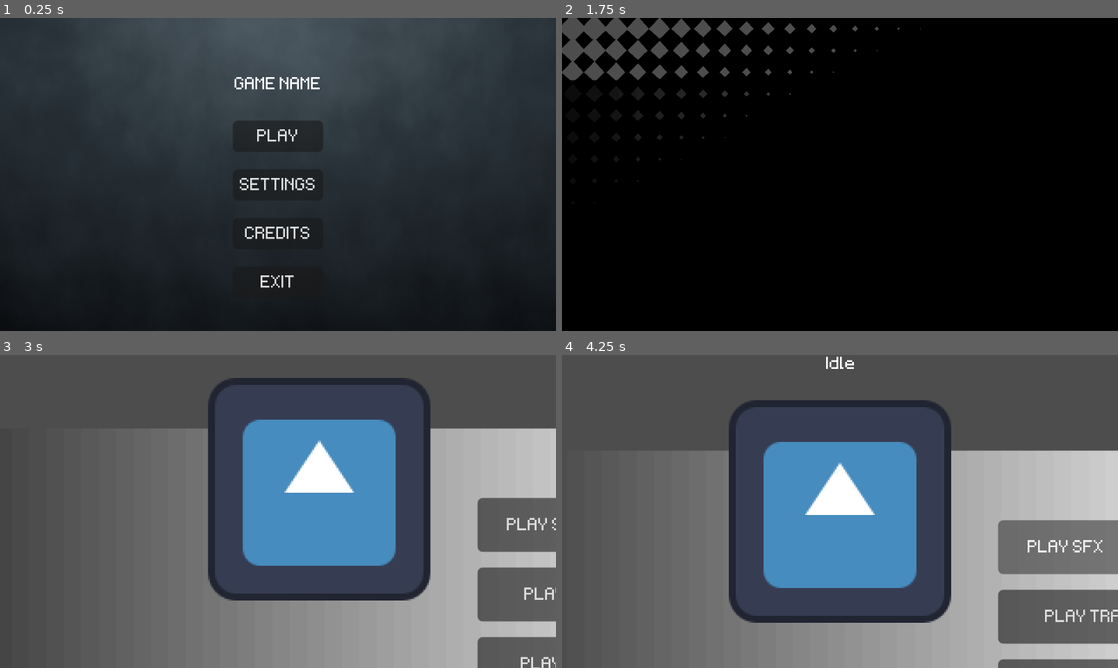
Above: before the commit, frames 1-4 (two rows, left to right).
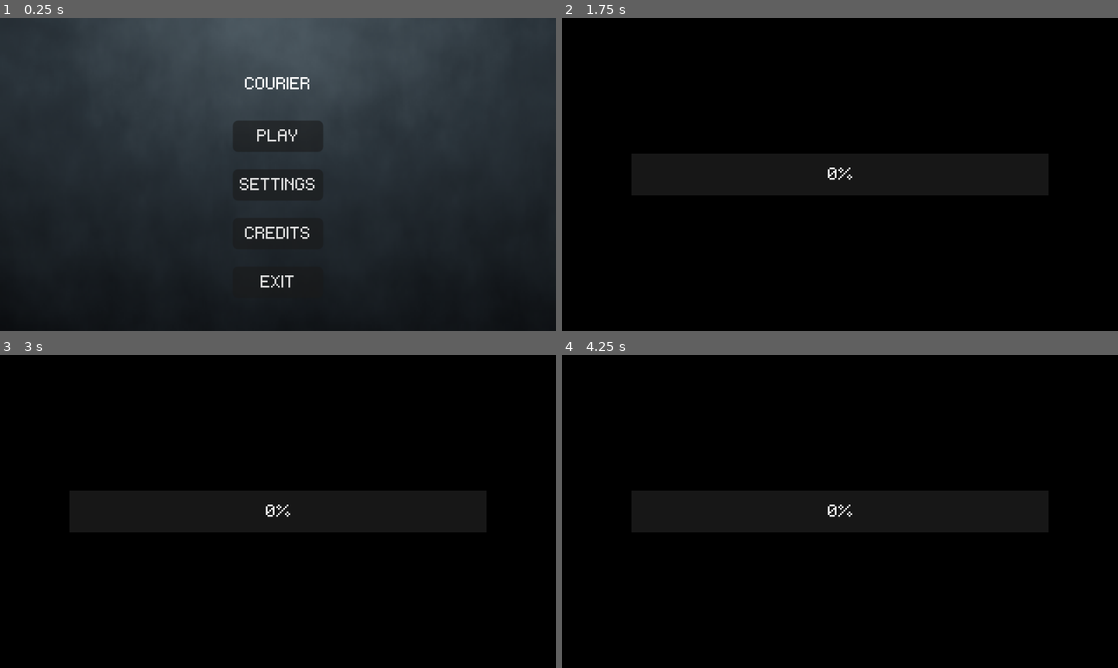
Above: after the commit, the same moments.

Repository: PoorCoconut/GamedevJS-Jam
Game: Godot game, scene res://game_scenes/menus/MainMenu/main_menu.tscn
Same seed, same stepped clock (60 frames per second), same inputs: the game is played once before the commit and once after it. The engine's default icon, where the game draws it, is replaced by a stand-in: a white triangle on a blue panel in a dark square. Sound files missing from this copy of the repository are replaced by a short silence.
Inputs (mouse positions are in pixels of both pictures, inside the frame that each line leads up to):
- Up to frame 1 (0.25 s): no input
- Up to frame 2 (1.75 s): click "PLAY" at 0.5 s; click "PLAY" at 1.25 s
- Up to frame 3 (3 s): tap Enter at 2 s; move the mouse to (400, 495) at 2.02 s; hold D (move_right) 2.03-2.75 s; hold W (move_up) 2.03-2.75 s; click (400, 495) at 2.17 s; drag from (166, 527) to (322, 417) at 2.77 s
- Up to frame 4 (4.25 s): click (1067, 545) at 3.5 s, where only the run before the commit has a clickable "PLAY SFX"

The runs differ from the first frame. In frame 1, 0.2% of the frame differs, in the area x 42-58%, y 18-23%; in frame 2, 3.4%; in frame 3, 100%, in the area x 0-100%, y 0-100%; in frame 4, 100%.

Commit message:
player update + files refactor

Diff:
--- a/actors/player/PlayerFSM/TopDown/state_idle.gd
+++ /dev/null
@@ -1,10 +0,0 @@
-extends State
-class_name PlayerIdle_TopDown
-
-func enterState():
-	pass
-
-func updateState(_delta : float):
-	if(Input.get_vector("move_left", "move_right", "move_up", "move_down")):
-		#Transition to Run State
-		transition.emit(self, "Run")
--- a/actors/player/PlayerFSM/TopDown/state_run.gd
+++ /dev/null
@@ -1,21 +0,0 @@
-extends State
-class_name PlayerRun_TopDown
-
-func enterState():
-	pass
-
-func updateState(delta: float):
-	movement(delta)
-
-func movement(delta: float):
-	var direction = Input.get_vector("move_left", "move_right", "move_up", "move_down")
-	if direction != Vector2.ZERO:
-		PLAYER.CUR_DIR = direction
-		PLAYER.velocity = PLAYER.velocity.move_toward(direction * PLAYER.MAX_SPEED, PLAYER.ACCELERATION * delta)
-	else:
-		PLAYER.velocity = PLAYER.velocity.move_toward(Vector2.ZERO, PLAYER.FRICTION * delta)
-
-	PLAYER.move_and_slide()
-
-	if direction == Vector2.ZERO and PLAYER.velocity.length() < 5.0:
-		transition.emit(self, "Idle")
--- a/actors/player/baseplayer.tscn
+++ /dev/null
@@ -1,30 +0,0 @@
-[gd_scene format=3 uid="uid://b3vev5pcqxupu"]
-
-[ext_resource type="Script" uid="uid://bip5hhxeryemi" path="res://actors/player/player.gd" id="1_5t8hc"]
-[ext_resource type="Texture2D" uid="uid://cdq1w16bsklp2" path="res://icon.svg" id="2_xboos"]
-[ext_resource type="PackedScene" uid="uid://c58coiv6jurie" path="res://systems/Hitbox and Hurtbox Components/hitbox_component.tscn" id="2_xpno6"]
-[ext_resource type="PackedScene" uid="uid://p3eg848tu85" path="res://systems/Hitbox and Hurtbox Components/hurtbox_component.tscn" id="3_xboos"]
-
-[sub_resource type="CircleShape2D" id="CircleShape2D_xboos"]
-radius = 56.0
-
-[node name="BasePlayer" type="CharacterBody2D" unique_id=240714517 groups=["player"]]
-script = ExtResource("1_5t8hc")
-
-[node name="Sprite" type="Sprite2D" parent="." unique_id=1965004166]
-texture = ExtResource("2_xboos")
-
-[node name="Collision" type="CollisionShape2D" parent="." unique_id=438437244]
-shape = SubResource("CircleShape2D_xboos")
-
-[node name="DebugStateLabel" type="Label" parent="." unique_id=1664998739]
-offset_left = -24.0
-offset_top = -96.0
-offset_right = 26.0
-offset_bottom = -73.0
-horizontal_alignment = 1
-vertical_alignment = 1
-
-[node name="HitboxComponent" parent="." unique_id=1755790887 instance=ExtResource("2_xpno6")]
-
-[node name="HurtboxComponent" parent="." unique_id=330416737 instance=ExtResource("3_xboos")]
--- a/actors/player/platformer_player.gd
+++ /dev/null
@@ -1,62 +0,0 @@
-extends Player
-class_name PlayerPlatformer
-
-@export var MAX_FUEL : float = 100.0
-var fuel : float = MAX_FUEL
-
-const FUEL_JUMP_DRAIN : float = 15.0
-const FUEL_MOVE_DRAIN : float = 8.0
-
-@export var JUMP_VELOCITY : float = -50
-@export var GRAVITY : float = 175
-const JUMP_MAX_DURATION = 0.8
-var jump_timer : float = 0.0
-const TURN_FRICTION = 40.0
-const JUMP_MAX_VELOCITY = -200.0
-const JUMP_ACCELERATION = 250.0
-const AIR_FRICTION = 80.0
-
-const FUEL_COST = {
-	"jump":     15.0,
-	"move":     8.0,
-	"dash":     25.0,
-	"grapple":  20.0,
-	"instant":  30.0
-}
-
-var skills = {
-	"dash":     false,
-	"grapple":  false,
-	"instant":  false,
-}
-
-func _physics_process(delta: float) -> void:
-	if not is_on_floor():
-		velocity.y += GRAVITY * delta
-	move_and_slide()
-
-func unlock_skill(skill: String) -> void:
-	if skills.has(skill):
-		skills[skill] = true
-		print("Skill unlocked: ", skill)
-	else:
-		print("Unknown skill: ", skill)
-
-func has_skill(skill: String) -> bool:
-	return skills.get(skill, false)
-
-func use_fuel(action: String, delta: float) -> bool:
-	if not FUEL_COST.has(action):
-		return true
-
-	if fuel <= 0:
-		return false
-
-	fuel = max(fuel - FUEL_COST[action] * delta, 0)
-	return true
-
-func has_fuel() -> bool:
-	return fuel > 0
-
-func refuel(amount: float) -> void:
-	fuel = min(fuel + amount, MAX_FUEL)
--- a/actors/player/platformer_player.tscn
+++ /dev/null
@@ -1,44 +0,0 @@
-[gd_scene format=3 uid="uid://begvhj5jhxtcv"]
-
-[ext_resource type="PackedScene" uid="uid://b3vev5pcqxupu" path="res://actors/player/baseplayer.tscn" id="1_4ujs0"]
-[ext_resource type="Script" uid="uid://bhxjxgka2uddu" path="res://systems/FSM/FSM.gd" id="2_vknxo"]
-[ext_resource type="Script" uid="uid://b5sccawimxmbv" path="res://actors/player/platformer_player.gd" id="2_xdu1m"]
-[ext_resource type="Script" uid="uid://bw3f8fhya63os" path="res://actors/player/PlayerFSM/Platformer/state_idle.gd" id="3_okyr1"]
-[ext_resource type="Script" uid="uid://rhklidk30f87" path="res://actors/player/PlayerFSM/Platformer/state_run.gd" id="4_t1u4a"]
-[ext_resource type="Script" uid="uid://dnskee7jg3wju" path="res://actors/player/PlayerFSM/Platformer/state_jump.gd" id="5_xdu1m"]
-[ext_resource type="Script" uid="uid://d1inlq8deaqoy" path="res://actors/player/PlayerFSM/Platformer/state_fall.gd" id="6_7x6a1"]
-
-[node name="PlatformerPlayer" unique_id=240714517 instance=ExtResource("1_4ujs0")]
-scale = Vector2(0.125, 0.125)
-collision_layer = 2
-collision_mask = 3
-script = ExtResource("2_xdu1m")
-MAX_FUEL = 100.0
-JUMP_VELOCITY = -50.0
-GRAVITY = 175.0
-MAX_SPEED = 75.0
-ACCELERATION = 25.0
-FRICTION = 5.0
-
-[node name="DebugStateLabel" parent="." index="2" unique_id=1664998739]
-unique_name_in_owner = true
-
-[node name="FSM" type="Node" parent="." index="5" unique_id=1532451523 node_paths=PackedStringArray("initial_state")]
-script = ExtResource("2_vknxo")
-initial_state = NodePath("Idle")
-
-[node name="Idle" type="Node" parent="FSM" index="0" unique_id=1703411358 node_paths=PackedStringArray("PLAYER")]
-script = ExtResource("3_okyr1")
-PLAYER = NodePath("../..")
-
-[node name="Run" type="Node" parent="FSM" index="1" unique_id=1530896622 node_paths=PackedStringArray("PLAYER")]
-script = ExtResource("4_t1u4a")
-PLAYER = NodePath("../..")
-
-[node name="Jump" type="Node" parent="FSM" index="2" unique_id=182970554 node_paths=PackedStringArray("PLAYER")]
-script = ExtResource("5_xdu1m")
-PLAYER = NodePath("../..")
-
-[node name="Fall" type="Node" parent="FSM" index="3" unique_id=1940273507 node_paths=PackedStringArray("PLAYER")]
-script = ExtResource("6_7x6a1")
-PLAYER = NodePath("../..")
--- a/actors/player/player.gd
+++ b/actors/player/player.gd
@@ -2,11 +2,68 @@
 class_name Player
 
 @export_category("PLAYER MOVEMENT")
-@export var MAX_SPEED : float = 100
-@export var ACCELERATION : float = 300
-@export var FRICTION : float = 400
+@export var MAX_SPEED : float = 75
+@export var ACCELERATION : float = 25
+@export var FRICTION : float = 5
 
 var CUR_DIR : Vector2
 
+@export var MAX_FUEL : float = 100.0
+var fuel : float = MAX_FUEL
+
+const FUEL_JUMP_DRAIN : float = 15.0
+const FUEL_MOVE_DRAIN : float = 8.0
+
+@export var JUMP_VELOCITY : float = -50
+@export var GRAVITY : float = 175
+const JUMP_MAX_DURATION = 0.8
+var jump_timer : float = 0.0
+const TURN_FRICTION = 40.0
+const JUMP_MAX_VELOCITY = -200.0
+const JUMP_ACCELERATION = 250.0
+const AIR_FRICTION = 80.0
+
+const FUEL_COST = {
+	"jump":     15.0,
+	"move":     8.0,
+	"dash":     25.0,
+	"grapple":  20.0,
+	"instant":  30.0
+}
+
+var skills = {
+	"dash":     false,
+	"grapple":  false,
+	"instant":  false,
+}
+
 func _physics_process(delta: float) -> void:
+	if not is_on_floor():
+		velocity.y += GRAVITY * delta
 	move_and_slide()
+
+func unlock_skill(skill: String) -> void:
+	if skills.has(skill):
+		skills[skill] = true
+		print("Skill unlocked: ", skill)
+	else:
+		print("Unknown skill: ", skill)
+
+func has_skill(skill: String) -> bool:
+	return skills.get(skill, false)
+
+func use_fuel(action: String, delta: float) -> bool:
+	if not FUEL_COST.has(action):
+		return true
+
+	if fuel <= 0:
+		return false
+
+	fuel = max(fuel - FUEL_COST[action] * delta, 0)
+	return true
+
+func has_fuel() -> bool:
+	return fuel > 0
+
+func refuel(amount: float) -> void:
+	fuel = min(fuel + amount, MAX_FUEL)
--- /dev/null
+++ b/actors/player/player.tscn
@@ -0,0 +1,60 @@
+[gd_scene format=3 uid="uid://begvhj5jhxtcv"]
+
+[ext_resource type="Texture2D" uid="uid://cn54imvpy0y26" path="res://actors/player/player_test.png" id="2_gtayc"]
+[ext_resource type="Script" uid="uid://bhxjxgka2uddu" path="res://systems/FSM/FSM.gd" id="2_vknxo"]
+[ext_resource type="Script" uid="uid://b5sccawimxmbv" path="res://actors/player/player.gd" id="2_xdu1m"]
+[ext_resource type="PackedScene" uid="uid://c58coiv6jurie" path="res://systems/Hitbox and Hurtbox Components/hitbox_component.tscn" id="3_hgpti"]
+[ext_resource type="Script" uid="uid://bw3f8fhya63os" path="res://actors/player/PlayerFSM/Platformer/state_idle.gd" id="3_okyr1"]
+[ext_resource type="PackedScene" uid="uid://p3eg848tu85" path="res://systems/Hitbox and Hurtbox Components/hurtbox_component.tscn" id="4_qrk3m"]
+[ext_resource type="Script" uid="uid://rhklidk30f87" path="res://actors/player/PlayerFSM/Platformer/state_run.gd" id="4_t1u4a"]
+[ext_resource type="Script" uid="uid://dnskee7jg3wju" path="res://actors/player/PlayerFSM/Platformer/state_jump.gd" id="5_xdu1m"]
+[ext_resource type="Script" uid="uid://d1inlq8deaqoy" path="res://actors/player/PlayerFSM/Platformer/state_fall.gd" id="6_7x6a1"]
+
+[sub_resource type="CircleShape2D" id="CircleShape2D_xboos"]
+radius = 6.0
+
+[node name="Player" type="CharacterBody2D" unique_id=240714517 groups=["player"]]
+collision_layer = 2
+collision_mask = 3
+script = ExtResource("2_xdu1m")
+
+[node name="Sprite" type="Sprite2D" parent="." unique_id=1965004166]
+position = Vector2(0, -8)
+texture = ExtResource("2_gtayc")
+
+[node name="Collision" type="CollisionShape2D" parent="." unique_id=438437244]
+position = Vector2(0, -6)
+shape = SubResource("CircleShape2D_xboos")
+
+[node name="DebugStateLabel" type="Label" parent="." unique_id=1664998739]
+unique_name_in_owner = true
+offset_left = -24.0
+offset_top = -96.0
+offset_right = 26.0
+offset_bottom = -73.0
+horizontal_alignment = 1
+vertical_alignment = 1
+
+[node name="HitboxComponent" parent="." unique_id=1755790887 instance=ExtResource("3_hgpti")]
+
+[node name="HurtboxComponent" parent="." unique_id=330416737 instance=ExtResource("4_qrk3m")]
+
+[node name="FSM" type="Node" parent="." unique_id=1532451523 node_paths=PackedStringArray("initial_state")]
+script = ExtResource("2_vknxo")
+initial_state = NodePath("Idle")
+
+[node name="Idle" type="Node" parent="FSM" unique_id=1703411358 node_paths=PackedStringArray("PLAYER")]
+script = ExtResource("3_okyr1")
+PLAYER = NodePath("../..")
+
+[node name="Run" type="Node" parent="FSM" unique_id=1530896622 node_paths=PackedStringArray("PLAYER")]
+script = ExtResource("4_t1u4a")
+PLAYER = NodePath("../..")
+
+[node name="Jump" type="Node" parent="FSM" unique_id=182970554 node_paths=PackedStringArray("PLAYER")]
+script = ExtResource("5_xdu1m")
+PLAYER = NodePath("../..")
+
+[node name="Fall" type="Node" parent="FSM" unique_id=1940273507 node_paths=PackedStringArray("PLAYER")]
+script = ExtResource("6_7x6a1")
+PLAYER = NodePath("../..")
--- a/actors/player/top_down_player.gd
+++ /dev/null
@@ -1,2 +0,0 @@
-extends Player
-class_name PlayerTopDown
--- a/actors/player/top_down_player.tscn
+++ /dev/null
@@ -1,25 +0,0 @@
-[gd_scene format=3 uid="uid://be8jw63t68sxd"]
-
-[ext_resource type="PackedScene" uid="uid://b3vev5pcqxupu" path="res://actors/player/baseplayer.tscn" id="1_wdfuy"]
-[ext_resource type="Script" uid="uid://bhxjxgka2uddu" path="res://systems/FSM/FSM.gd" id="2_tbogj"]
-[ext_resource type="Script" uid="uid://bnjbtr6imgm3d" path="res://actors/player/top_down_player.gd" id="2_xeelx"]
-[ext_resource type="Script" uid="uid://qri00n31jglx" path="res://actors/player/PlayerFSM/TopDown/state_idle.gd" id="3_snjlb"]
-[ext_resource type="Script" uid="uid://b1ci27y347n1w" path="res://actors/player/PlayerFSM/TopDown/state_run.gd" id="4_la8er"]
-
-[node name="TopDownPlayer" unique_id=240714517 instance=ExtResource("1_wdfuy")]
-script = ExtResource("2_xeelx")
-
-[node name="DebugStateLabel" parent="." index="2" unique_id=1664998739]
-unique_name_in_owner = true
-
-[node name="FSM" type="Node" parent="." index="5" unique_id=2121594947 node_paths=PackedStringArray("initial_state")]
-script = ExtResource("2_tbogj")
-initial_state = NodePath("Idle")
-
-[node name="Idle" type="Node" parent="FSM" index="0" unique_id=1002500339 node_paths=PackedStringArray("PLAYER")]
-script = ExtResource("3_snjlb")
-PLAYER = NodePath("../..")
-
-[node name="Run" type="Node" parent="FSM" index="1" unique_id=1211236791 node_paths=PackedStringArray("PLAYER")]
-script = ExtResource("4_la8er")
-PLAYER = NodePath("../..")
--- a/game_scenes/menus/MainMenu/main_menu.tscn
+++ b/game_scenes/menus/MainMenu/main_menu.tscn
@@ -80,7 +80,7 @@
 offset_bottom = 76.0
 grow_horizontal = 2
 bbcode_enabled = true
-text = "GAME NAME"
+text = "COURIER"
 fit_content = true
 horizontal_alignment = 1
 vertical_alignment = 1
--- a/game_scenes/worlds/CamTest.tscn
+++ b/game_scenes/worlds/CamTest.tscn
@@ -2,8 +2,10 @@
 
 [ext_resource type="Texture2D" uid="uid://cdq1w16bsklp2" path="res://icon.svg" id="1_81e53"]
 [ext_resource type="PackedScene" uid="uid://b3fobc4mms4jw" path="res://systems/World Camera Component/world_camera_component.tscn" id="2_ji3no"]
-[ext_resource type="PackedScene" uid="uid://begvhj5jhxtcv" path="res://actors/player/platformer_player.tscn" id="3_r31nx"]
+[ext_resource type="PackedScene" uid="uid://begvhj5jhxtcv" path="res://actors/player/player.tscn" id="3_r31nx"]
 [ext_resource type="PackedScene" uid="uid://b5kib01h7s7am" path="res://systems/Camera Limit Zone Component/camera_limit_zone_component.tscn" id="4_twnyn"]
+[ext_resource type="PackedScene" uid="uid://bkrih4wj555nw" path="res://systems/Pause Menu Component/pause_menu_component.tscn" id="5_twnyn"]
+[ext_resource type="PackedScene" uid="uid://4mkboxfad15r" path="res://systems/Pixel Perfect Component/pixel_perfect_layer.tscn" id="6_5nh78"]
 
 [sub_resource type="TileSetAtlasSource" id="TileSetAtlasSource_yr2sr"]
 texture = ExtResource("1_81e53")
@@ -193,6 +195,11 @@
 position = Vector2(-52, 192)
 shape = SubResource("RectangleShape2D_r31nx")
 
+[node name="PauseMenuComponent" parent="." unique_id=547681459 instance=ExtResource("5_twnyn")]
+visible = false
+
+[node name="PixelPerfectLayer" parent="." unique_id=1244063802 instance=ExtResource("6_5nh78")]
+
 [editable path="CameraLimitZoneComponent"]
 [editable path="CameraLimitZoneComponent2"]
 [editable path="CameraLimitZoneComponent3"]
--- a/game_scenes/worlds/TestWorld.tscn
+++ b/game_scenes/worlds/TestWorld.tscn
@@ -1,12 +1,12 @@
 [gd_scene format=4 uid="uid://bkmwe01sngqk2"]
 
 [ext_resource type="Texture2D" uid="uid://cdq1w16bsklp2" path="res://icon.svg" id="1_fdcpw"]
-[ext_resource type="PackedScene" uid="uid://begvhj5jhxtcv" path="res://actors/player/platformer_player.tscn" id="2_kn1g2"]
+[ext_resource type="PackedScene" uid="uid://begvhj5jhxtcv" path="res://actors/player/player.tscn" id="2_kn1g2"]
 [ext_resource type="PackedScene" uid="uid://4mkboxfad15r" path="res://systems/Pixel Perfect Component/pixel_perfect_layer.tscn" id="3_p0ue2"]
 [ext_resource type="PackedScene" uid="uid://b3fobc4mms4jw" path="res://systems/World Camera Component/world_camera_component.tscn" id="4_p3oyl"]
 [ext_resource type="PackedScene" uid="uid://dkoukg5r3n3us" path="res://objects/Props/Flag/prop_flag.tscn" id="5_p3oyl"]
 
-[sub_resource type="TileSetAtlasSource" id="TileSetAtlasSource_kn1g2"]
+[sub_resource type="TileSetAtlasSource" id="TileSetAtlasSource_p3oyl"]
 texture = ExtResource("1_fdcpw")
 texture_region_size = Vector2i(8, 8)
 0:0/0 = 0
--- a/game_scenes/worlds/world_test.gd
+++ /dev/null
@@ -1,43 +0,0 @@
-extends Node2D
-
-
-func _on_play_sfx_pressed() -> void:
-	SoundBank.play_sfx("test_sfx", Vector2i(79, 31))
-	print("playing sfx")
-	pass # Replace with function body.
-
-
-func _on_play_music_1_pressed() -> void:
-	MusicManager.change_music("music1", 0.5)
-	print("playing music1")
-	pass # Replace with function body.
-
-
-func _on_play_music_2_pressed() -> void:
-	MusicManager.change_music("music2", 0.5)
-	print("playing music2")
-	pass # Replace with function body.
-
-
-func _on_stop_music_pressed() -> void:
-	MusicManager.stop_music()
-	print("music stopped")
-	pass # Replace with function body.
-
-func _on_threat_increase_pressed() -> void:
-	if MusicManager.current_intensity <= 1.0:
-		if MusicManager.current_intensity == 1.0: #You don't really need this check since MusicManager.set_intensity() already handles it
-			print("Music Manager's intensity is already max ", MusicManager.current_intensity)
-			return
-		MusicManager.set_intensity(MusicManager.current_intensity + 0.1, 0.5)
-		print("intensity increased ", MusicManager.current_intensity)
-	pass # Replace with function body.
-
-func _on_threat_decrease_pressed() -> void:
-	if MusicManager.current_intensity >= 0.0:
-		if MusicManager.current_intensity == 0.0:
-			print("Music Manager's intensity is already minimum ", MusicManager.current_intensity)
-			return
-		MusicManager.set_intensity(MusicManager.current_intensity - 0.1, 0.5)
-		print("intensity decreased ", MusicManager.current_intensity)
-	pass # Replace with function body.
--- a/game_scenes/worlds/world_test.tscn
+++ /dev/null
@@ -1,104 +0,0 @@
-[gd_scene format=3 uid="uid://cbh3de4aa1ibn"]
-
-[ext_resource type="PackedScene" uid="uid://b3fobc4mms4jw" path="res://systems/World Camera Component/world_camera_component.tscn" id="1_dll30"]
-[ext_resource type="Script" uid="uid://xlf878422jy3" path="res://game_scenes/worlds/world_test.gd" id="1_oaopk"]
-[ext_resource type="PackedScene" uid="uid://be8jw63t68sxd" path="res://actors/player/top_down_player.tscn" id="2_45fix"]
-[ext_resource type="PackedScene" uid="uid://bkrih4wj555nw" path="res://systems/Pause Menu Component/pause_menu_component.tscn" id="3_45fix"]
-[ext_resource type="PackedScene" uid="uid://begvhj5jhxtcv" path="res://actors/player/platformer_player.tscn" id="3_hal7r"]
-[ext_resource type="PackedScene" uid="uid://b5kib01h7s7am" path="res://systems/Camera Limit Zone Component/camera_limit_zone_component.tscn" id="6_1jghj"]
-
-[sub_resource type="Gradient" id="Gradient_dll30"]
-
-[sub_resource type="GradientTexture2D" id="GradientTexture2D_45fix"]
-gradient = SubResource("Gradient_dll30")
-
-[sub_resource type="RectangleShape2D" id="RectangleShape2D_6uina"]
-size = Vector2(1120, 568)
-
-[sub_resource type="RectangleShape2D" id="RectangleShape2D_45fix"]
-size = Vector2(896, 20)
-
-[node name="World_Test" type="Node2D" unique_id=439317118]
-script = ExtResource("1_oaopk")
-
-[node name="ColorRect" type="TextureRect" parent="." unique_id=1549340953]
-offset_right = 640.0
-offset_bottom = 360.0
-texture = SubResource("GradientTexture2D_45fix")
-
-[node name="WorldCameraComponent" parent="." unique_id=1725945058 node_paths=PackedStringArray("target") instance=ExtResource("1_dll30")]
-position_smoothing_enabled = true
-target = NodePath("../TopDownPlayer")
-
-[node name="PauseMenuComponent" parent="." unique_id=547681459 instance=ExtResource("3_45fix")]
-visible = false
-menu_path = "uid://camlgx74mlna4"
-
-[node name="CameraLimitZoneComponent" parent="." unique_id=276472449 instance=ExtResource("6_1jghj")]
-
-[node name="CollisionShape2D" parent="CameraLimitZoneComponent" index="0" unique_id=282465000]
-position = Vector2(312, 12)
-shape = SubResource("RectangleShape2D_6uina")
-
-[node name="RigidBody2D" type="StaticBody2D" parent="." unique_id=900510609]
-position = Vector2(320, 296)
-
-[node name="CollisionShape2D" type="CollisionShape2D" parent="RigidBody2D" unique_id=1136401015]
-shape = SubResource("RectangleShape2D_45fix")
-
-[node name="PlaySfx" type="Button" parent="." unique_id=1849680328]
-offset_left = 448.0
-offset_top = 40.0
-offset_right = 527.0
-offset_bottom = 71.0
-text = "PLAY SFX"
-
-[node name="PlayMusic1" type="Button" parent="." unique_id=1898493460]
-offset_left = 448.0
-offset_top = 80.0
-offset_right = 563.0
-offset_bottom = 111.0
-text = "PLAY TRACK 1"
-
-[node name="PlayMusic2" type="Button" parent="." unique_id=1374980880]
-offset_left = 448.0
-offset_top = 120.0
-offset_right = 563.0
-offset_bottom = 151.0
-text = "PLAY TRACK 2"
-
-[node name="StopMusic" type="Button" parent="." unique_id=2122270684]
-offset_left = 448.0
-offset_top = 160.0
-offset_right = 563.0
-offset_bottom = 191.0
-text = "STOP MUSIC"
-
-[node name="ThreatIncrease" type="Button" parent="." unique_id=1888386047]
-offset_left = 448.0
-offset_top = 200.0
-offset_right = 526.0
-offset_bottom = 231.0
-text = "Threat++"
-
-[node name="ThreatDecrease" type="Button" parent="." unique_id=2120408374]
-offset_left = 448.0
-offset_top = 240.0
-offset_right = 518.0
-offset_bottom = 271.0
-text = "Threat--"
-
-[node name="TopDownPlayer" parent="." unique_id=1775689760 instance=ExtResource("2_45fix")]
-position = Vector2(304, 88)
-
-[node name="PlatformerPlayer" parent="." unique_id=240714517 instance=ExtResource("3_hal7r")]
-position = Vector2(304, 224)
-
-[connection signal="pressed" from="PlaySfx" to="." method="_on_play_sfx_pressed"]
-[connection signal="pressed" from="PlayMusic1" to="." method="_on_play_music_1_pressed"]
-[connection signal="pressed" from="PlayMusic2" to="." method="_on_play_music_2_pressed"]
-[connection signal="pressed" from="StopMusic" to="." method="_on_stop_music_pressed"]
-[connection signal="pressed" from="ThreatIncrease" to="." method="_on_threat_increase_pressed"]
-[connection signal="pressed" from="ThreatDecrease" to="." method="_on_threat_decrease_pressed"]
-
-[editable path="CameraLimitZoneComponent"]
Not shown, removed: actors/player/PlayerFSM/TopDown/state_idle.gd.uid
Not shown, removed: actors/player/PlayerFSM/TopDown/state_run.gd.uid
Not shown, removed: actors/player/platformer_player.gd.uid
Not shown, changed: actors/player/player.gd.uid
Binary file added: actors/player/player_test.png
Not shown, added: actors/player/player_test.png.import
Not shown, removed: actors/player/top_down_player.gd.uid
Not shown: 1 places in game_scenes/worlds/TestWorld.tscn that only renumber resources
Not shown, removed: game_scenes/worlds/world_test.gd.uid
